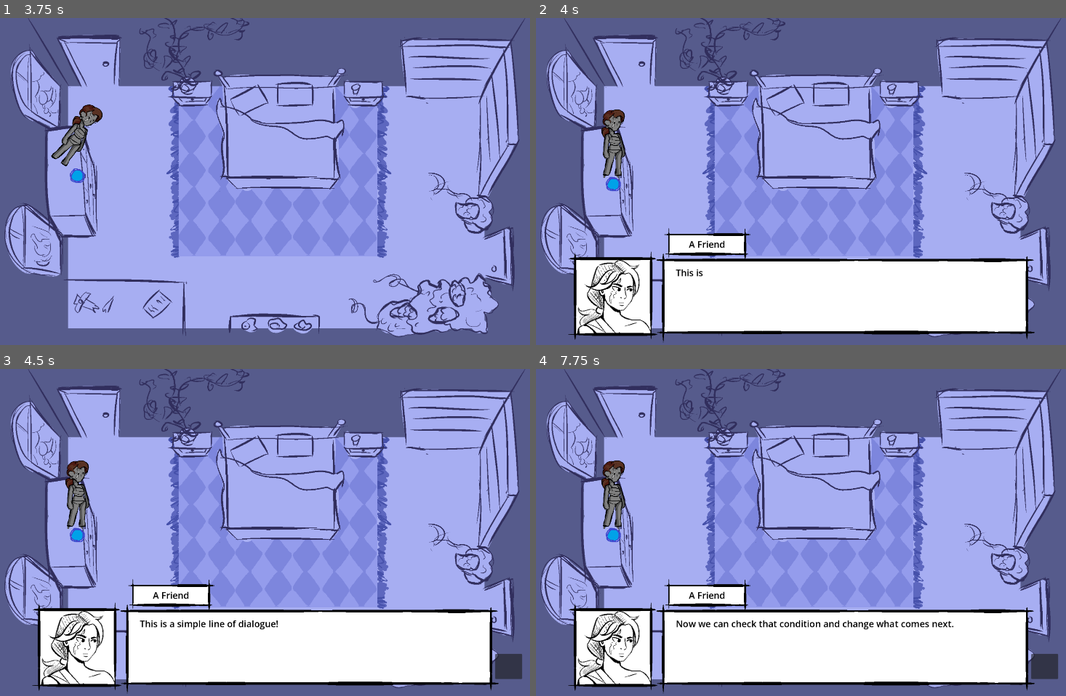
Above: before the commit, frames 1-4 (two rows, left to right).
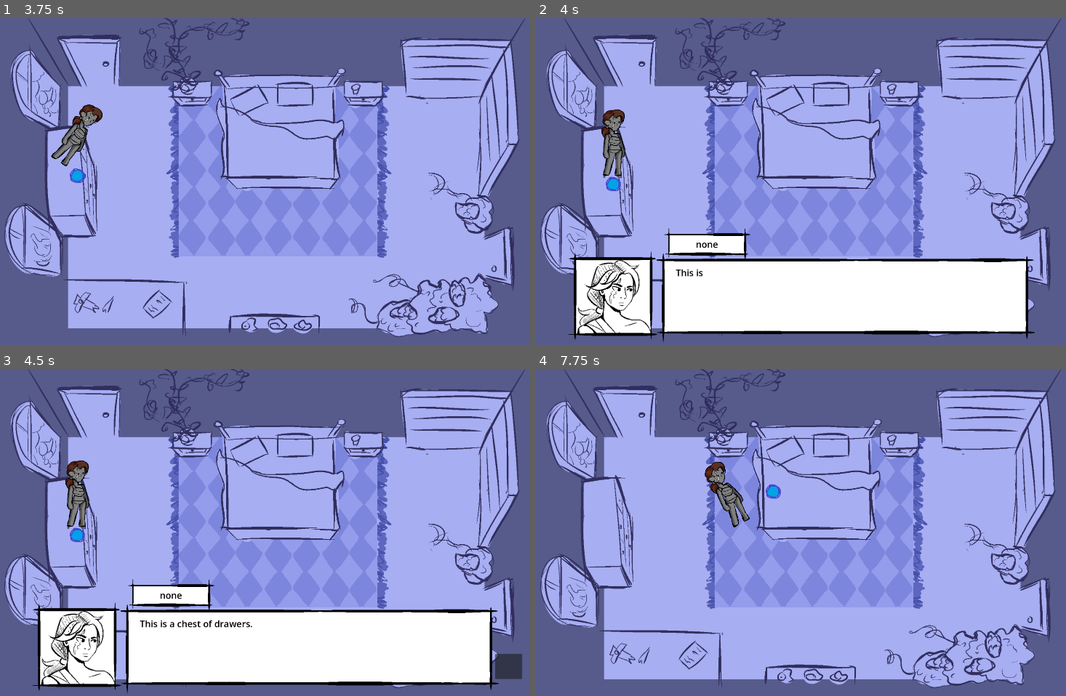
Above: after the commit, the same moments.

Repository: Jigamaree/Witchs-Orders
Game: Godot game, scene res://Scenes/Room_Bedroom.tscn
Two runs of this game, one before a commit and one after it. Both use one fixed random seed, a clock stepped at 60 frames per second and the inputs below.
Inputs (mouse positions are in pixels of both pictures, inside the frame that each line leads up to):
- Up to frame 1 (3.75 s): tap Enter (ui_accept) at 0.5, 0.77, 1.52, 2, 3.02 s; hold Up (ui_up) 0.53-2.03 s; hold Left (ui_left) 2.03-3.53 s; hold Down (ui_down) from 3.53 s (still down)
- Up to frame 2 (4 s): keep holding Down (ui_down); tap Enter (ui_accept) at 3.77 s
- Up to frame 3 (4.5 s): tap Enter (ui_accept) at 4.25 s; release Down (ui_down) at 4.28 s; hold Right (ui_right) from 4.28 s (still down)
- Up to frame 4 (7.75 s): tap Enter (ui_accept) at 4.52, 5, 7.25, 7.52 s; release Right (ui_right) at 5.03 s; hold Up (ui_up) 5.03-5.75 s; click (1044, 666) at 5.75 s; click (1044, 666) at 6.5 s; hold Right (ui_right) from 7.28 s (still down)

Frame 1 is identical in both runs. In frame 2, less than 0.1% of the frame differs, in the area x 28-36%, y 68-71%; in frame 3, 0.3%; in frame 4, 23%, in the area x 6-99%, y 28-99%.

Commit message:
Made certain conversations able to be called! Nice!

Diff:
--- a/Conversations/sleepyroom_scripts.gd
+++ b/Conversations/sleepyroom_scripts.gd
@@ -1,12 +1,18 @@
 extends Node
 
-var sleepyroom_Convos = {
-	"meeting": {
-		1: { "speaker": "Steve", "dialogue": "Hi, I'm Steve, nice to meet you!", "goto": 2 },
-		2: { "speaker": "Steve", "dialogue": "See you later!", "end": true }
+class_name sleepyroomConvos
+
+static var sleepyroom_Convos_Dict = {
+	"chestOfDrawers": {
+		1: { "speaker": "none", "dialogue": "This is a chest of drawers.", "goto": 2 },
+		2: { "speaker": "none", "dialogue": "It contains sexy things.", "end": true }
 		},
-	"attack": {
+	"windowFire": {
 		1: { "speaker": "Steve", "dialogue": "Sorry but it's time to fight!", "goto": 2 },
-		2: { "speaker": "Steve", "dialogue": "Prepare to meet your end!", "end": true }
-		}
+		2: { "speaker": "Steve", "dialogue": "Prepare to meet your end!", "end": true },
+		},
+	"windowCrow": {
+		1: { "speaker": "Steve", "dialogue": "Sorry but it's time to fight!", "goto": 2 },
+		2: { "speaker": "Steve", "dialogue": "Prepare to meet your end!", "end": true } ,
+	}
 }
--- a/Scenes/Room_Bedroom.tscn
+++ b/Scenes/Room_Bedroom.tscn
@@ -1,7 +1,7 @@
 [gd_scene format=3 uid="uid://828q7e0vina0"]
 
-[ext_resource type="Script" uid="uid://dyj86g6r0e5n6" path="res://Scripts/GlobalScripts/room_default.gd" id="1_axkeq"]
 [ext_resource type="Texture2D" uid="uid://b323e23x8pls5" path="res://Assets/Backgrounds/BedroomTest.png" id="1_sec1b"]
+[ext_resource type="Script" uid="uid://ctn2igkd0f4rd" path="res://Scripts/RoomScripts/room_bedroom.gd" id="1_t7h02"]
 [ext_resource type="PackedScene" uid="uid://b7p2es7o1w6co" path="res://Scenes/AssetScenes/interactableObject.tscn" id="3_t7h02"]
 [ext_resource type="PackedScene" uid="uid://dmkvvkru1sug5" path="res://Scenes/AssetScenes/Door_Default.tscn" id="4_t7h02"]
 
@@ -12,7 +12,7 @@
 size = Vector2(182, 121)
 
 [node name="RoomBedroom" type="Node2D" unique_id=1548855678]
-script = ExtResource("1_axkeq")
+script = ExtResource("1_t7h02")
 
 [node name="Background" type="TextureRect" parent="." unique_id=1710820961]
 offset_right = 1920.0
@@ -31,6 +31,7 @@
 [node name="Collisions" type="Node2D" parent="." unique_id=547089238]
 
 [node name="WardrobeArea" parent="Collisions" unique_id=346532964 instance=ExtResource("3_t7h02")]
+objectName = "chestOfDrawers"
 
 [node name="Door_Area" parent="." unique_id=974499172 instance=ExtResource("4_t7h02")]
 position = Vector2(374, 141)
--- a/Scripts/GlobalScripts/room_default.gd
+++ b/Scripts/GlobalScripts/room_default.gd
@@ -31,7 +31,9 @@
 		return
 	dialogue_instance = dialogue_overlay.instantiate()
 	#set conversation
-
-	dialogue_instance.conv = dialogue_instance.demo_conv
+	get_dialogue_entry(objectName)
 
 	add_child(dialogue_instance)
+
+func get_dialogue_entry(objectName: String):
+	dialogue_instance.conv = dialogue_instance.steve_convos["meeting"]
--- /dev/null
+++ b/Scripts/RoomScripts/room_bedroom.gd
@@ -0,0 +1,4 @@
+extends class_defaultRoom
+
+func get_dialogue_entry(objectName: String):
+	dialogue_instance.conv = sleepyroomConvos.sleepyroom_Convos_Dict[objectName]
Not shown, added: Scripts/RoomScripts/room_bedroom.gd.uid
